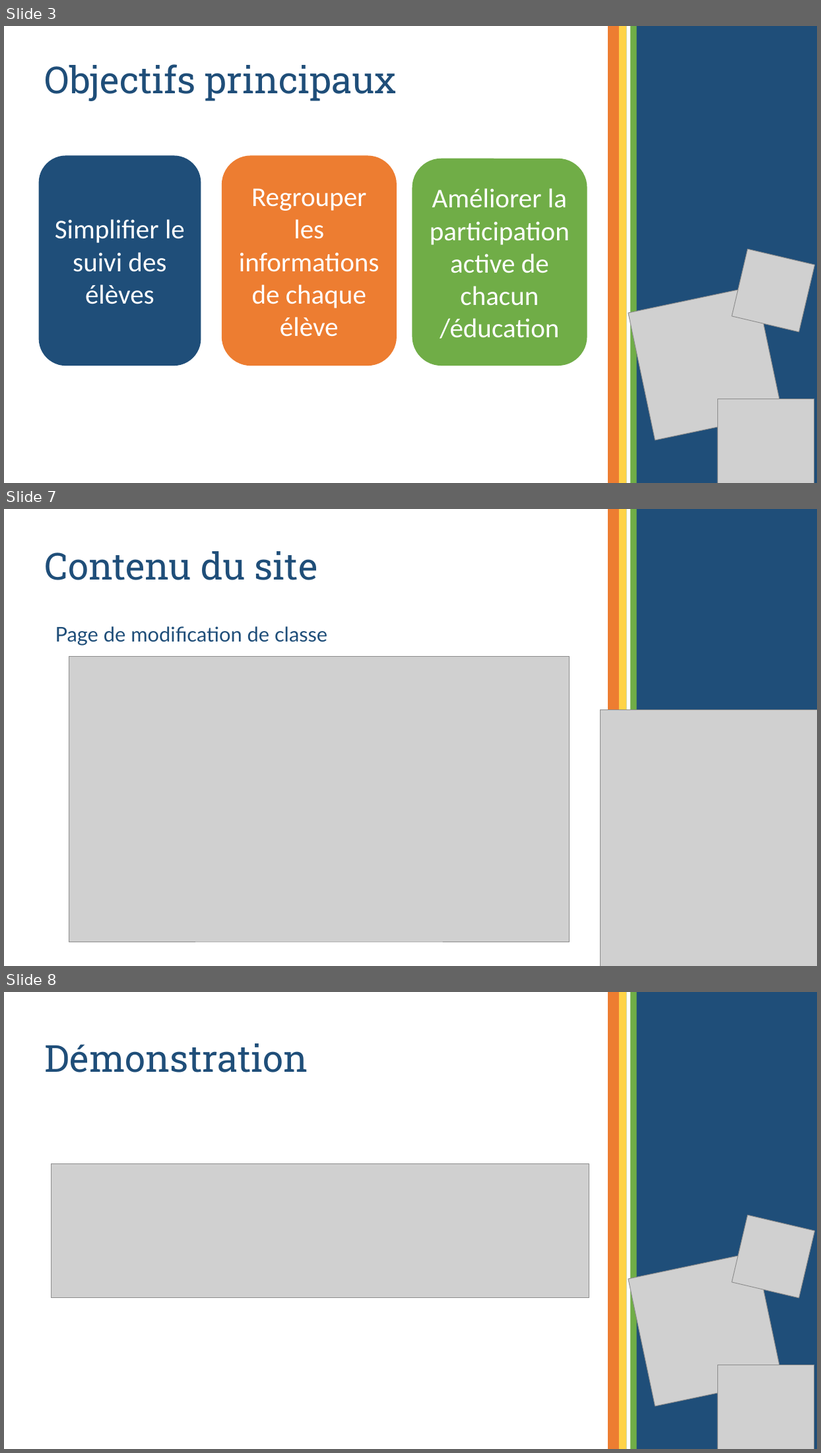
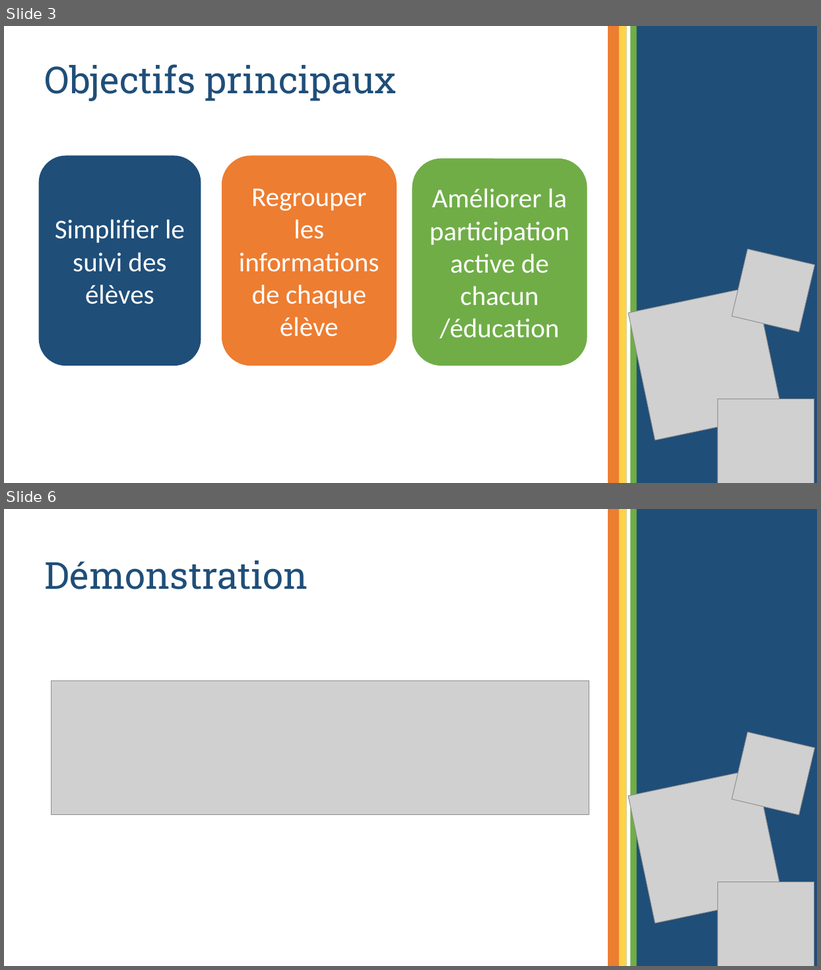
Before and after one commit to panda1936/PJT, a slide deck: Rendu/SchoolBoard.pptx. Shown one above the other, each under a label of ours: slides 3, 7 and 8 before the commit, slides 3 and 6 after it; the slides between them are not shown. The pictures are 821x1453 and 821x970 pixels, drawn with LibreOffice and Linux fonts; fonts in the diff are those of the drawing; grey boxes stand for pictures. Boxes give left, top, right and bottom in pixels: in the first picture for what was removed or moved away, otherwise in the second. Text is boxed around its words. In the diff, an @@ line names an element or a change of style, - is before the commit and + after.

```diff
--- a/Rendu/SchoolBoard.pptx
+++ b/Rendu/SchoolBoard.pptx
@@ slide 7 removed at [4, 509, 817, 966], background #FFFFFF @@
@@ title removed at [45, 551, 318, 580] @@
-Contenu du site
@@ text removed at [55, 626, 327, 646] @@
-Page de modification de classe
@@ picture removed at [69, 656, 570, 942] @@
@@ group removed at [600, 509, 817, 966]: 5 rectangles, 1 picture @@
@@ what was slide 8 is now slide 6 @@
```
Also in this commit, not shown: 3 slides changed, 1 other slide removed.
